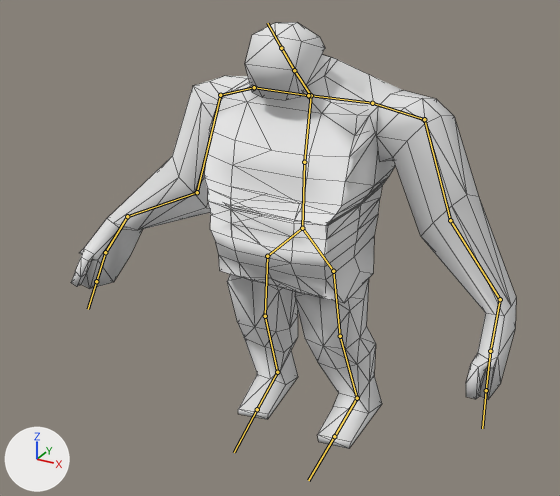
The FBX model Assets/Models/enemy-gordo.fbx: old version first, new version second.
Rendered twice from a camera (50 mm lens) standing at (3.17, -6.18, 5.13) and looking at (-0.19, -0.06, 2.07). Lighting does not change. The marker at lower left points along +X, +Y and +Z. Both versions are drawn at frame 1 of the action 'Esqueleto|Action'; the numbers are the values there. The bones that bend it are drawn over the model as lines. Mesh edges are drawn as thin lines.

Names of what the first picture shows: 'Cubo'.
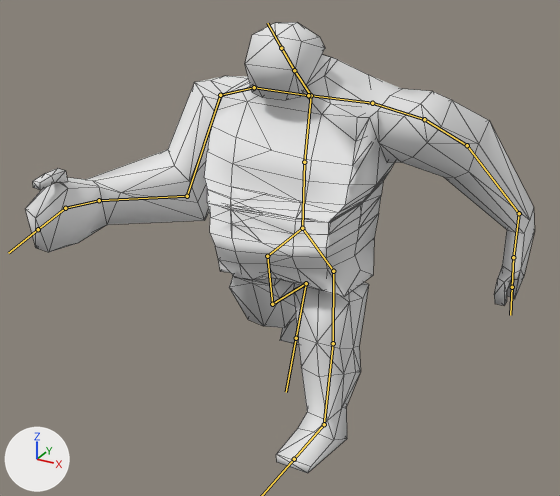
Commit message: enemy-gordo con nombres de animacion correctos

The change in detail:
Bone 'Bone.007' (bone_bone_007) turns from (-7, 2, -6) to (44, 6, 2) degrees about its own x, y and z.
Bone 'Bone.008' (bone_bone_008) turns from (-6, 2, 1) to (16, -15, -12) degrees about its own x, y and z.
Bone 'Bone.013' (bone_bone_013) turns from (-30, 8, -2) to (-46, 4, -7) degrees about its own x, y and z.
Bone 'Bone.014' (bone_bone_014) turns from (-19, -21, 4) to (10, 23, -18) degrees about its own x, y and z.
Bone 'Bone.022' (bone_bone_022) turns from (-2, -2, -1) to (0, -2, -19) degrees about its own x, y and z.
Bone 'Bone.023' (bone_bone_023) turns from (-1, -7, 4) to (1, -1, -43) degrees about its own x, y and z.
Bone 'Bone.024' (bone_bone_024) turns from (0, 0, 0) to (5, 0, 0) degrees about its own x, y and z.
Bone 'Bone.019' (bone_bone_019) turns from (-2, -1, 1) to (0, -3, -17) degrees about its own x, y and z.
Bone 'Bone.020' (bone_bone_020) turns from (-5, -4, -11) to (-12, 0, 0) degrees about its own x, y and z.
Bone 'Bone.021' (bone_bone_021) turns from (-1, -4, 1) to (-18, 0, 0) degrees about its own x, y and z.

What differs and where, as boxes [x1, y1, x2, y2] in the pictures (560 x 496 px):
'Cubo', posed (14% wider)
    before: [71, 22, 516, 449]
    after: [26, 22, 534, 473]
bone 'Bone.007', root to tip
    before: (424, 119) to (450, 220)
    after: (424, 119) to (467, 145)
bone 'Bone.008', root to tip
    before: (450, 220) to (500, 299)
    after: (467, 145) to (519, 213)
bone 'Bone.013', root to tip
    before: (220, 95) to (197, 192)
    after: (220, 95) to (187, 196)
bone 'Bone.014', root to tip
    before: (197, 192) to (127, 216)
    after: (187, 196) to (99, 200)
bone 'Bone.022', root to tip
    before: (267, 256) to (265, 316)
    after: (267, 256) to (272, 304)
bone 'Bone.023', root to tip
    before: (265, 316) to (277, 372)
    after: (272, 304) to (306, 283)
bone 'Bone.024', root to tip
    before: (277, 372) to (257, 409)
    after: (306, 283) to (296, 338)
bone 'Bone.019', root to tip
    before: (333, 271) to (340, 336)
    after: (333, 271) to (333, 343)
bone 'Bone.020', root to tip
    before: (340, 336) to (357, 398)
    after: (333, 343) to (324, 424)
bone 'Bone.021', root to tip
    before: (357, 398) to (334, 436)
    after: (324, 424) to (294, 459)
